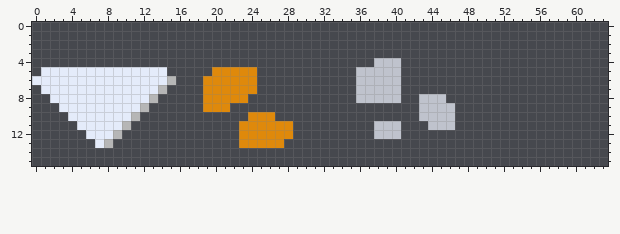
Pixel-art sprite: sprites/resourceicons.png. That is the earlier state.
The file is 64x16 pixels.
New version:
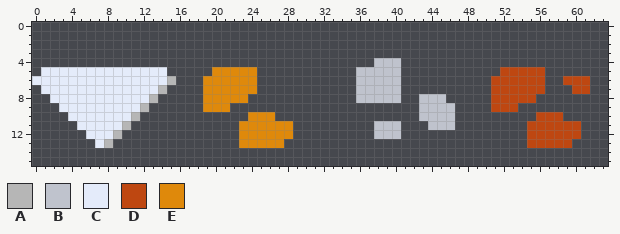
Palette (. is transparent): A #b6b6b6  B #bfc3cd  C #e4ebfa  D #be4711  E #df890b
Changes in this commit:
@@ x 49..63 @@
  4 ...............
- 5 ...............
- 6 ...............
- 7 ...............
- 8 ...............
- 9 ...............
-10 ...............
-11 ...............
-12 ...............
-13 ...............
+ 5 ...DDDDD.......
+ 6 ..DDDDDD..DDD..
+ 7 ..DDDDDD...DD..
+ 8 ..DDDDD........
+ 9 ..DDD..........
+10 .......DDD.....
+11 ......DDDDDD...
+12 ......DDDDDD...
+13 ......DDDDD....
 14 ...............
